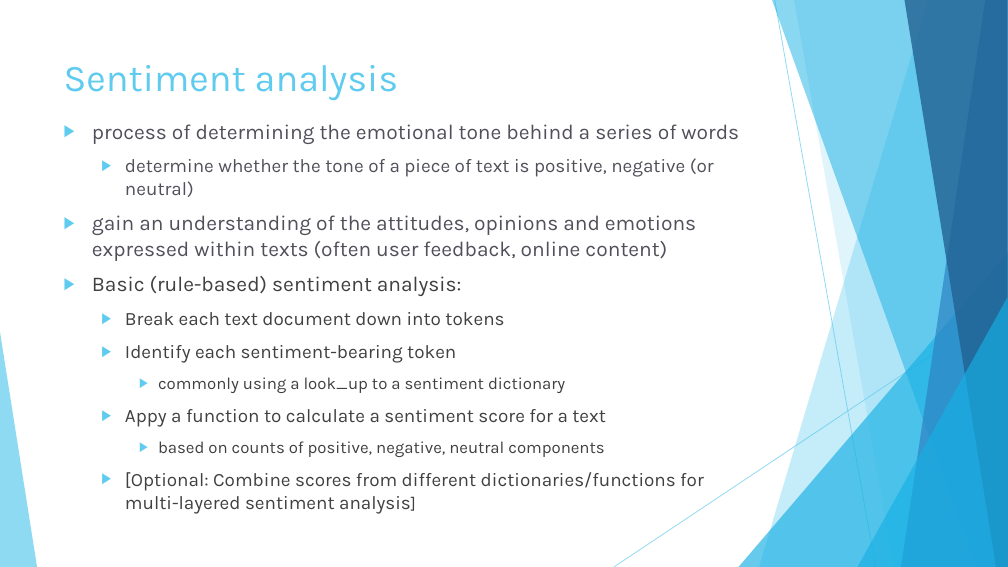
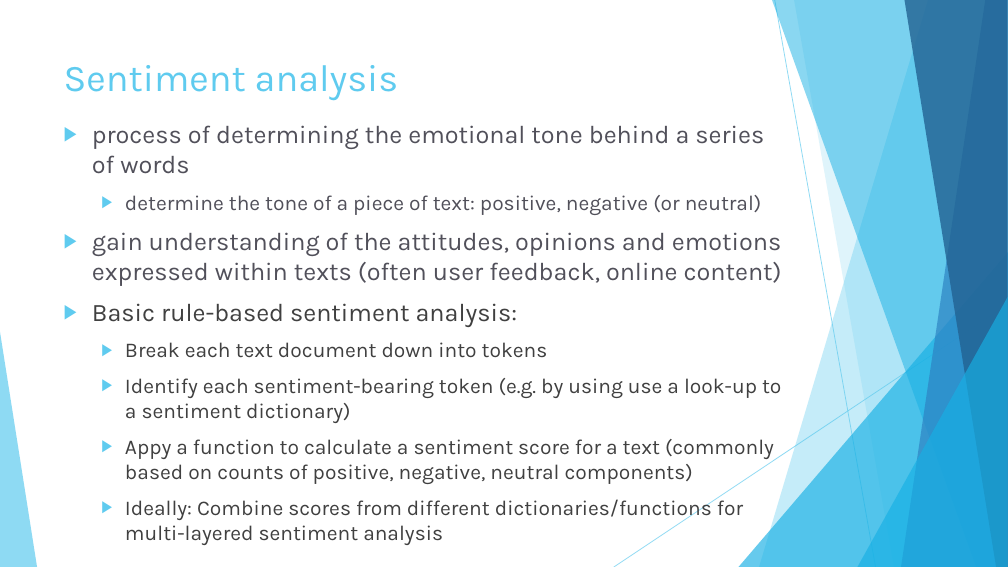
Before and after one commit to shellylac/TextMiningIntro_inR, a slide deck: slide 14 of Slides_Notes/TextTutorial_Slides.pptx. Drawn at 1008x567 pixels with LibreOffice and Linux fonts; fonts in the diff are those of the drawing. Boxes give left, top, right and bottom in pixels: in the first picture for what was removed or moved away, otherwise in the second. Text is boxed around its words. In the diff, an @@ line names an element or a change of style, - is before the commit and + after.

```diff
--- a/Slides_Notes/TextTutorial_Slides.pptx
+++ b/Slides_Notes/TextTutorial_Slides.pptx
@@ text at (92,125,764,358): size 20 to 24 pt in "process of determining the emotional tone behind ..."; size 18 to 20 pt in "Break each text document down into tokens" @@
@@ text at (92,195,782,327): text changed; size 20 to 24 pt @@
-  ▶ determine whether the tone of a piece of text is positive, negative (or neutral)
-▶ gain an understanding of the attitudes, opinions and emotions expressed within texts (often user feedback, online content)
-▶ Basic (rule-based) sentiment analysis:
+  ▶ determine the tone of a piece of text: positive, negative (or neutral)
+▶ gain understanding of the attitudes, opinions and emotions expressed within texts (often user feedback, online content)
+▶ Basic rule-based sentiment analysis:
@@ text at (125,378,781,545): text changed; size 18 to 20 pt @@
-  ▶ Identify each sentiment-bearing token
-    ▶ commonly using a look_up to a sentiment dictionary
-  ▶ Appy a function to calculate a sentiment score for a text
-    ▶ based on counts of positive, negative, neutral components
-  ▶ [Optional: Combine scores from different dictionaries/functions for multi-layered sentiment analysis]
+  ▶ Identify each sentiment-bearing token (e.g. by using use a look-up to a sentiment dictionary)
+  ▶ Appy a function to calculate a sentiment score for a text (commonly based on counts of positive, negative, neutral components)
+  ▶ Ideally: Combine scores from different dictionaries/functions for multi-layered sentiment analysis
```
Also in this commit, not shown: 8 other slides changed, 1 slide added, 1 slide removed.
